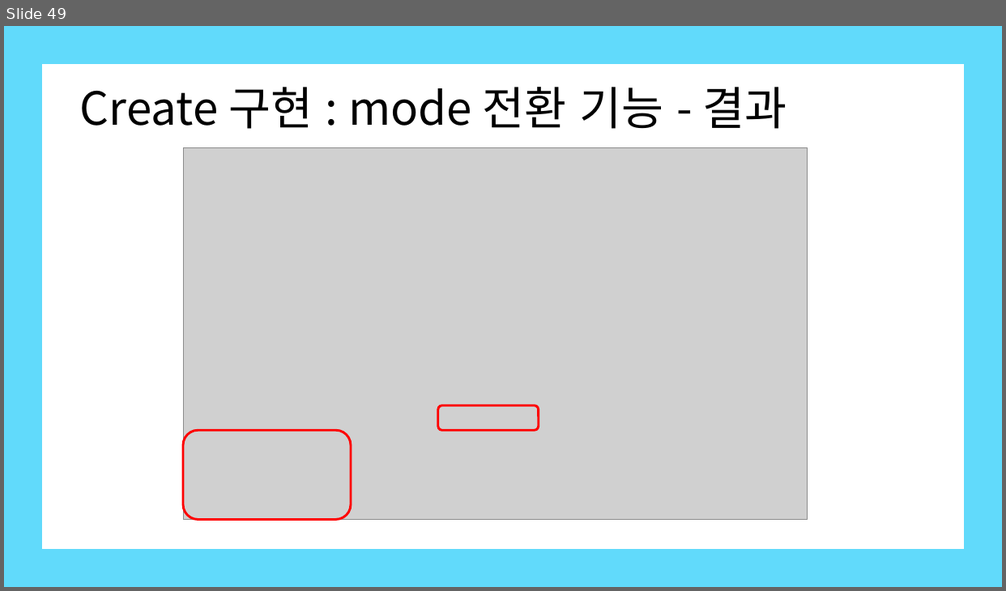
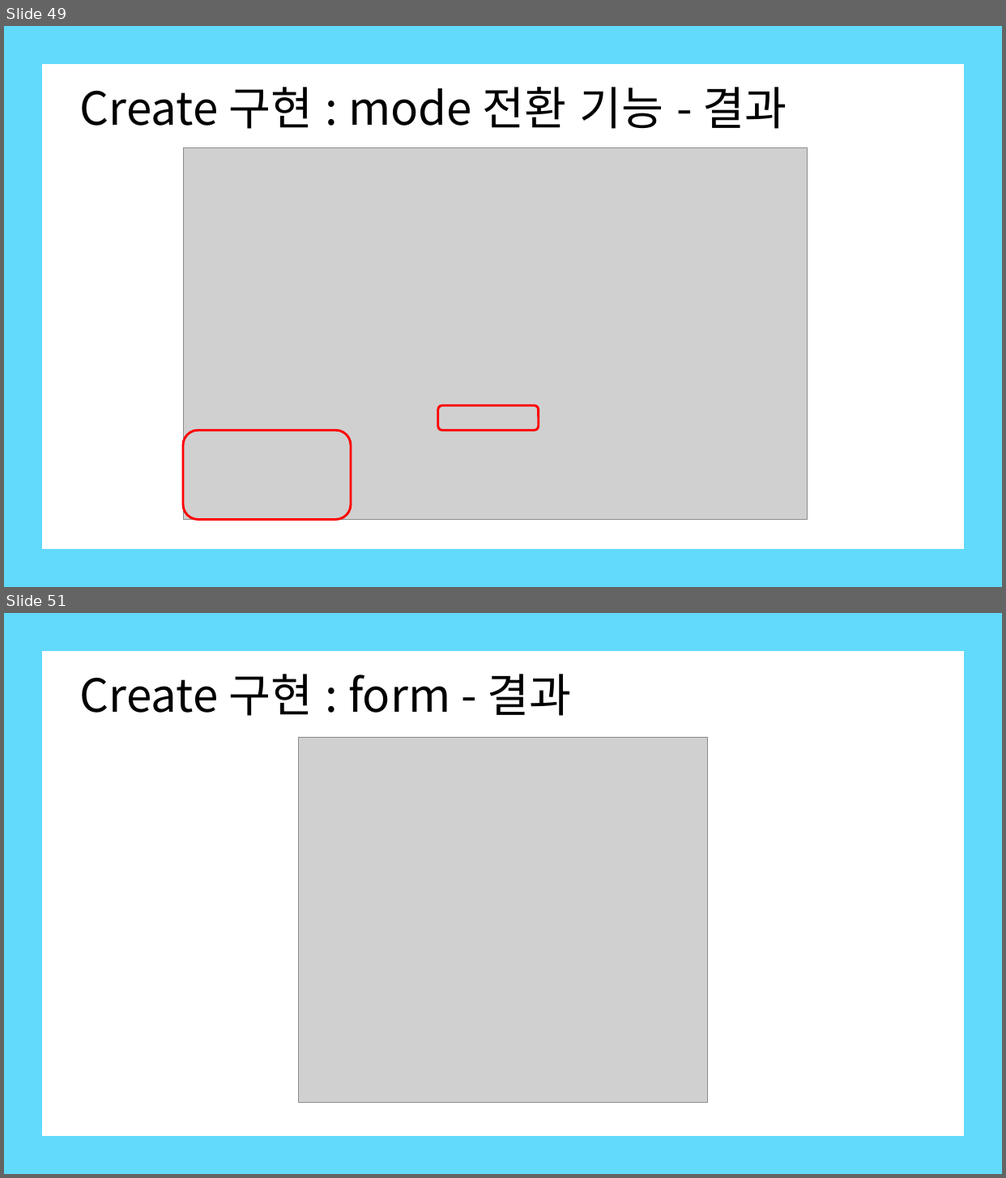
Before and after one commit to Kim-Ha-Jeong/ReactStudy, a slide deck: 생활코딩 - react.pptx. Shown one above the other, each under a label of ours: slide 49 before the commit, slides 49 and 51 after it; the slides between them are not shown. The pictures are 1006x591 and 1006x1178 pixels, drawn with LibreOffice and Linux fonts; fonts in the diff are those of the drawing; grey boxes stand for pictures. Boxes give left, top, right and bottom in pixels: in the first picture for what was removed or moved away, otherwise in the second. Text is boxed around its words. In the diff, an @@ line names an element or a change of style, - is before the commit and + after.

```diff
--- a/생활코딩 - react.pptx
+++ b/생활코딩 - react.pptx
@@ slide 51 added at (4, 613, 1002, 1174), background #FFFFFF @@
@@ title added at (80, 674, 571, 716), 44 pt, text #000000 @@
+Create 구현 : form - 결과
@@ picture added at (298, 738, 708, 1103) @@
@@ group added at (4, 613, 1002, 1174): 4 rectangles @@
```
Also in this commit, not shown: 16 other slides added, 4 other files.
